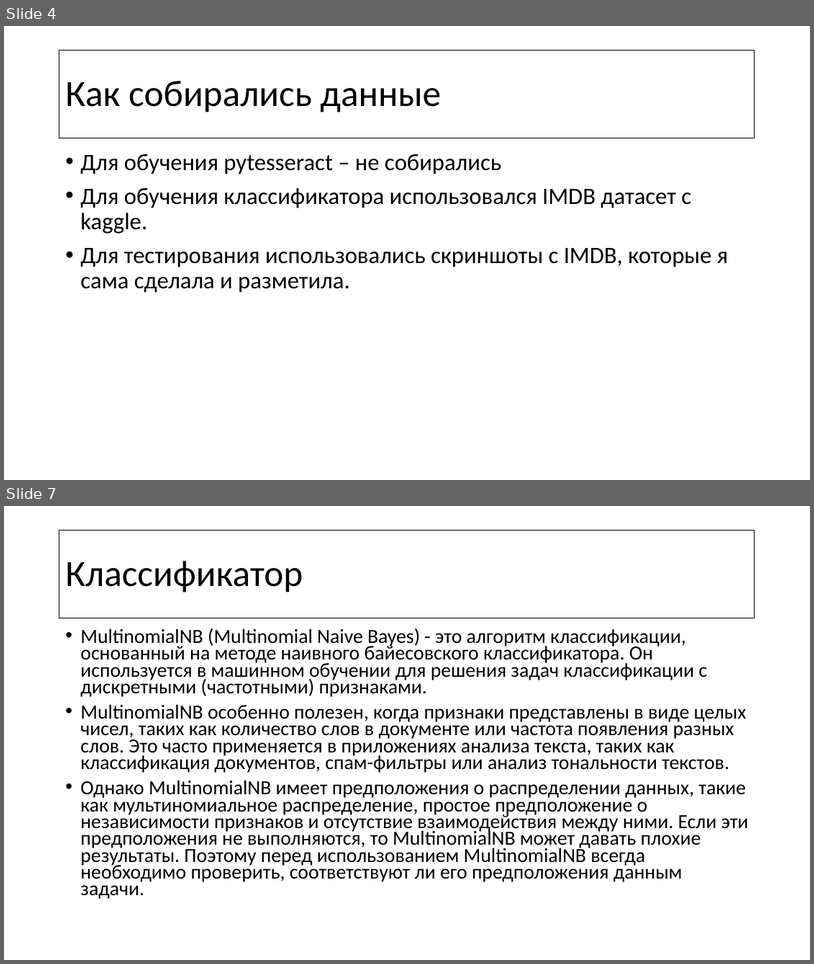
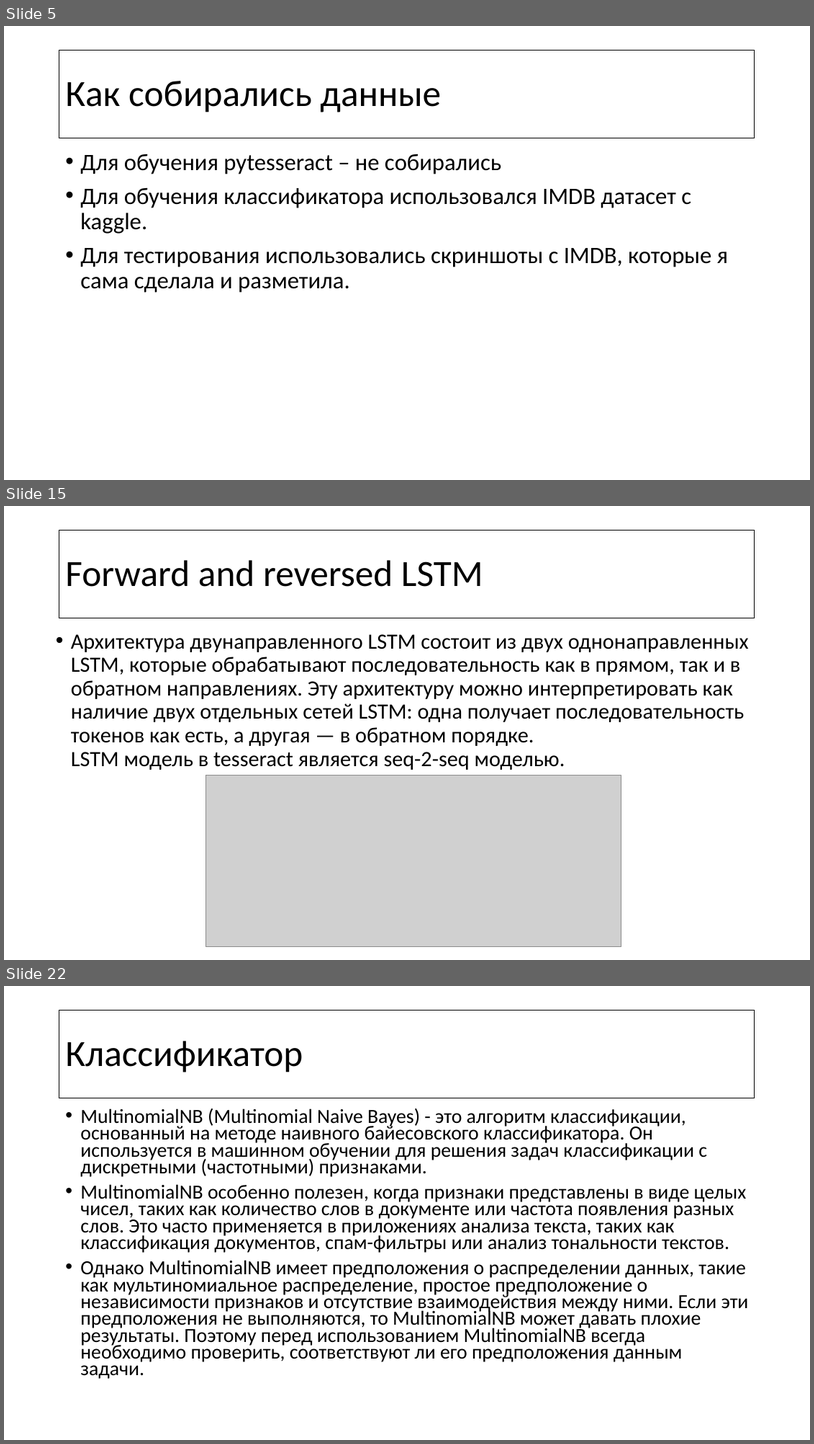
Before and after one commit to riapush/Image-to-text-and-recognition-project, a slide deck: Machine learning course.pptx. Shown one above the other, each under a label of ours: slides 4 and 7 before the commit, slides 5, 15 and 22 after it; the slides between them are not shown. The pictures are 814x964 and 814x1444 pixels, drawn with LibreOffice and Linux fonts; fonts in the diff are those of the drawing; grey boxes stand for pictures. Boxes give left, top, right and bottom in pixels: in the first picture for what was removed or moved away, otherwise in the second. Text is boxed around its words. In the diff, an @@ line names an element or a change of style, - is before the commit and + after.

```diff
--- a/Machine learning course.pptx
+++ b/Machine learning course.pptx
@@ slide 15 added at <box>4,506,810,960</box>, background #FFFFFF @@
@@ title added at <box>59,530,756,618</box>, outline #000000 0.75 pt, 44 pt, text #000000 @@
+Forward and reversed LSTM
@@ text added at <box>71,634,749,770</box>, 25.9 pt, text #000000 @@
+• Архитектура двунаправленного LSTM состоит из двух однонаправленных LSTM, которые обрабатывают последовательность как в прямом, так и в обратном направлениях. Эту архитектуру можно интерпретировать как наличие двух отдельных сетей LSTM: одна получает последовательность токенов как есть, а другая — в обратном порядке.
+  LSTM модель в tesseract является seq-2-seq моделью.
@@ picture added at <box>206,775,622,947</box> @@
@@ what was slide 4 is now slide 5 @@
@@ what was slide 7 is now slide 22 @@
```
Also in this commit, not shown: 1 slide changed, 15 other slides added, 1 other file.
